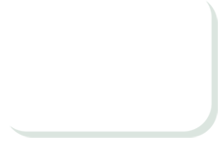
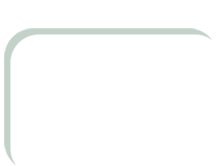
Revision of a layered (222, 166) image; what changed, layer by layer:
added group "Doubt copy 2" with 4 layers above "Doubt" over [4, 0, 218, 166]
added layer "Layer 4 copy 7" (31%) in group "Doubt copy 2" over [4, 28, 213, 166]
added layer "Layer 3 copy 7" (41%) in group "Doubt copy 2" over [11, 0, 218, 136]
hid group "Doubt" (1st of 2) (4 layers) over [4, 0, 218, 166]
"Layer 4 copy 6": opacity 18% → 31% over [9, 0, 218, 138]
